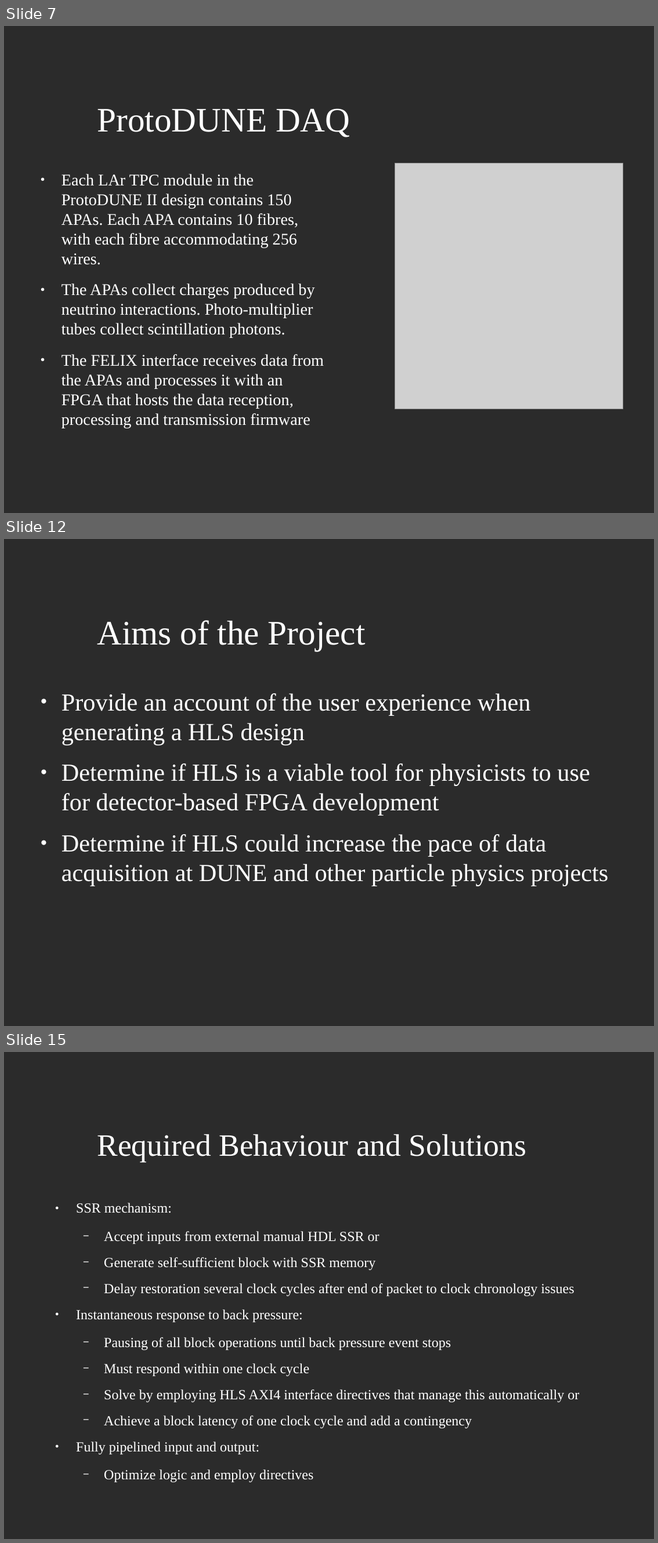
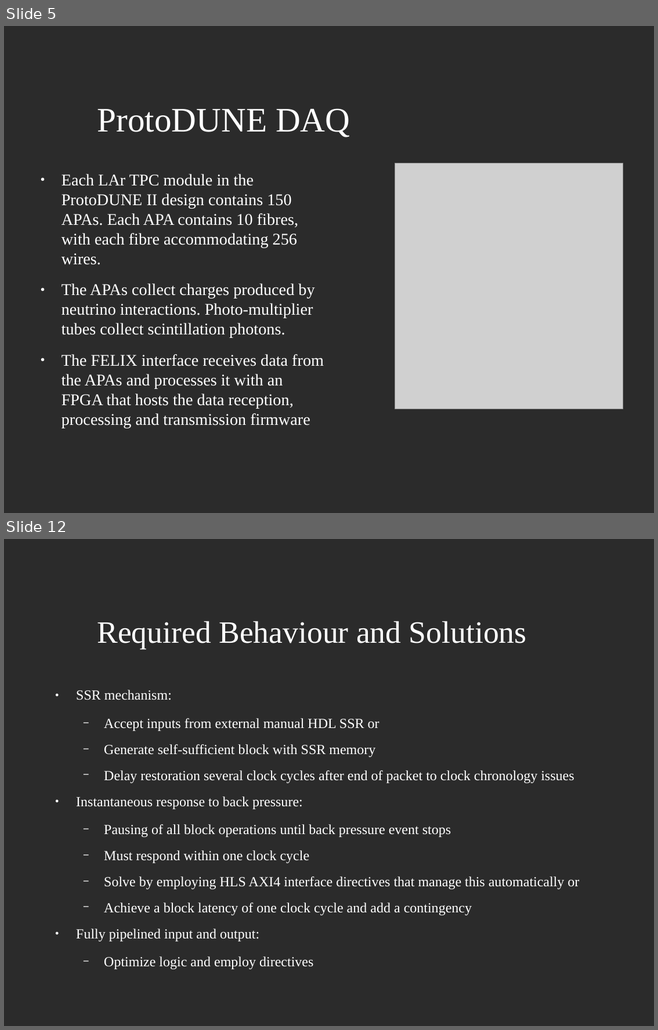
Before and after one commit to JoshCodesPhysics/dune_project, a slide deck: dune_notes/dune_pres/dune_project_pres.odp. Shown one above the other, each under a label of ours: slides 7, 12 and 15 before the commit, slides 5 and 12 after it; the slides between them are not shown. The pictures are 658x1543 and 658x1030 pixels, drawn with LibreOffice and Linux fonts; fonts in the diff are those of the drawing; grey boxes stand for pictures; background and template pictures are left out; a plain dark background stands for a picture behind light text. Boxes give left, top, right and bottom in pixels: in the first picture for what was removed or moved away, otherwise in the second. Text is boxed around its words. In the diff, an @@ line names an element or a change of style, - is before the commit and + after.

```diff
--- a/dune_notes/dune_pres/dune_project_pres.odp
+++ b/dune_notes/dune_pres/dune_project_pres.odp
@@ slide 12 removed at (4,539,654,1026), background picture (left out) @@
@@ title removed at (97,620,365,651) @@
-Aims of the Project
@@ text removed at (61,693,608,886) @@
-● Provide an account of the user experience when generating a HLS design
-● Determine if HLS is a viable tool for physicists to use for detector-based FPGA development
-● Determine if HLS could increase the pace of data acquisition at DUNE and other particle physics projects
@@ what was slide 7 is now slide 5 @@
@@ what was slide 15 is now slide 12 @@
```
Also in this commit, not shown: 4 slides changed, 3 slides added, 5 other slides removed, 1 other file.
